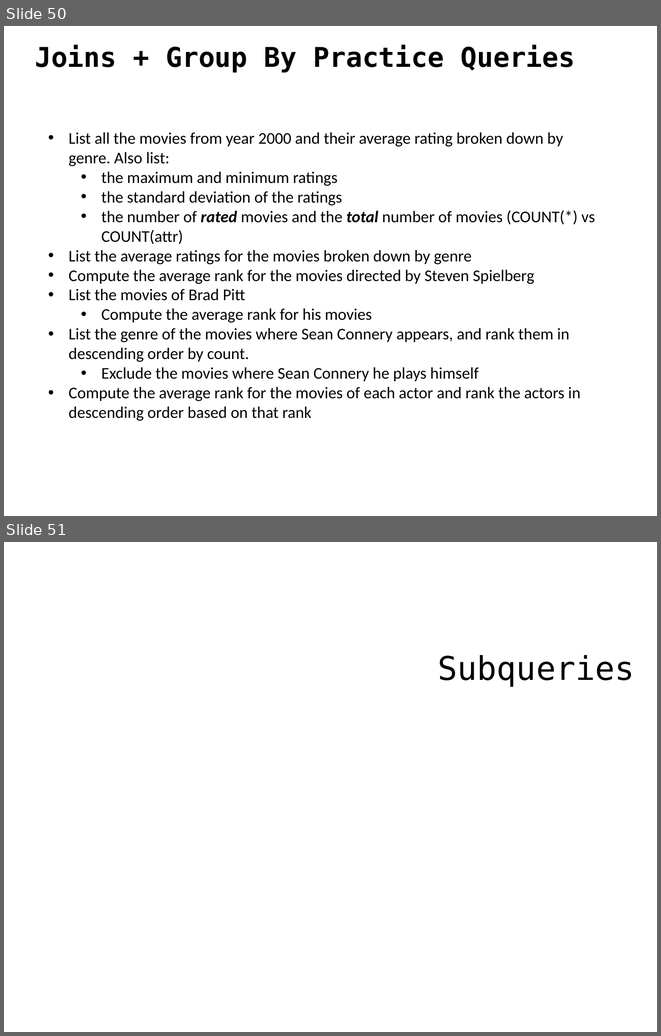
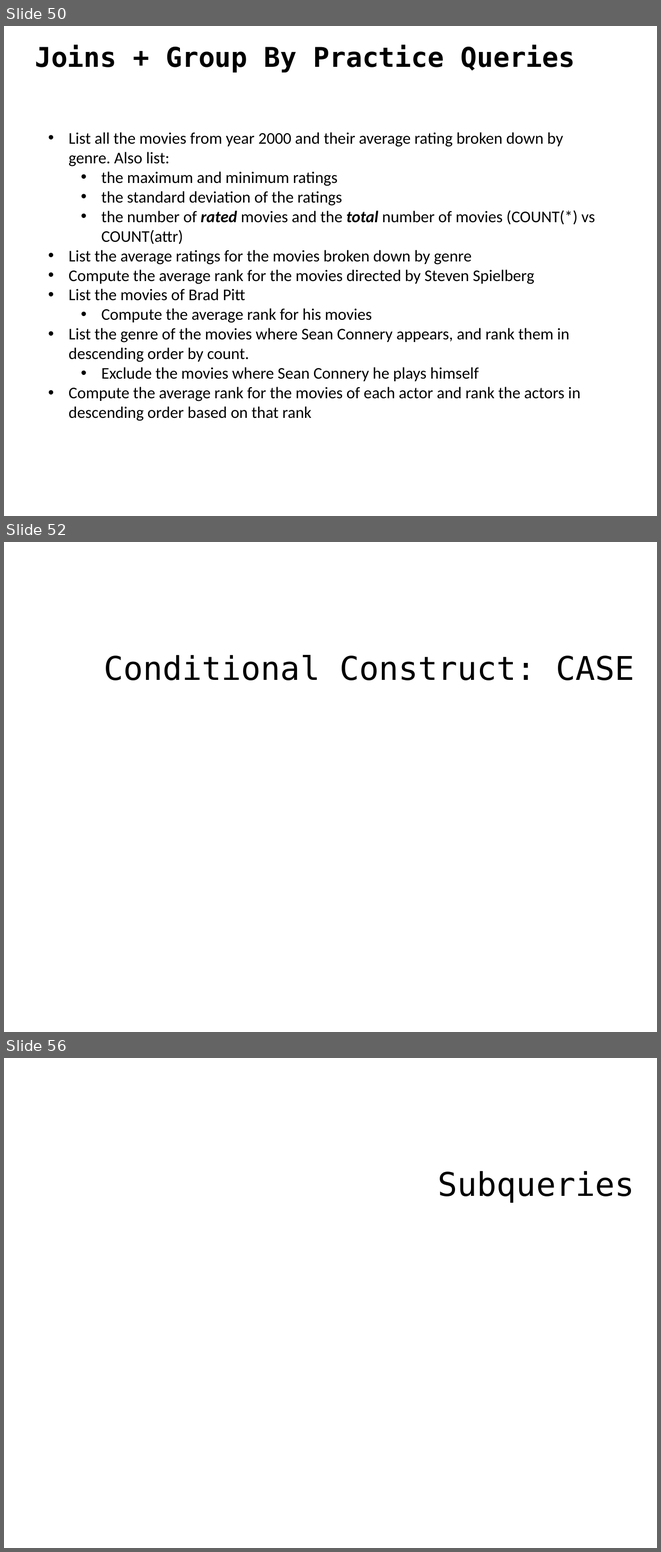
Before and after one commit to ipeirotis/dealing_with_data, a slide deck: 02-SQL/C-SQL.pptx. Shown one above the other, each under a label of ours: slides 50 and 51 before the commit, slides 50, 52 and 56 after it; the slides between them are not shown. The pictures are 661x1036 and 661x1552 pixels, drawn with LibreOffice and Linux fonts; fonts in the diff are those of the drawing. Boxes give left, top, right and bottom in pixels: in the first picture for what was removed or moved away, otherwise in the second. Text is boxed around its words. In the diff, an @@ line names an element or a change of style, - is before the commit and + after.

Commit message:
Added CASE, ANY, ALL and examples

```diff
--- a/02-SQL/C-SQL.pptx
+++ b/02-SQL/C-SQL.pptx
@@ slide 52 added at (4,542,657,1032), background #FFFFFF @@
@@ text added at (104,655,634,680), 36 pt, text #000000 @@
+Conditional Construct: CASE
@@ what was slide 51 is now slide 56 @@
```
Also in this commit, not shown: 3 slides changed, 8 other slides added.
